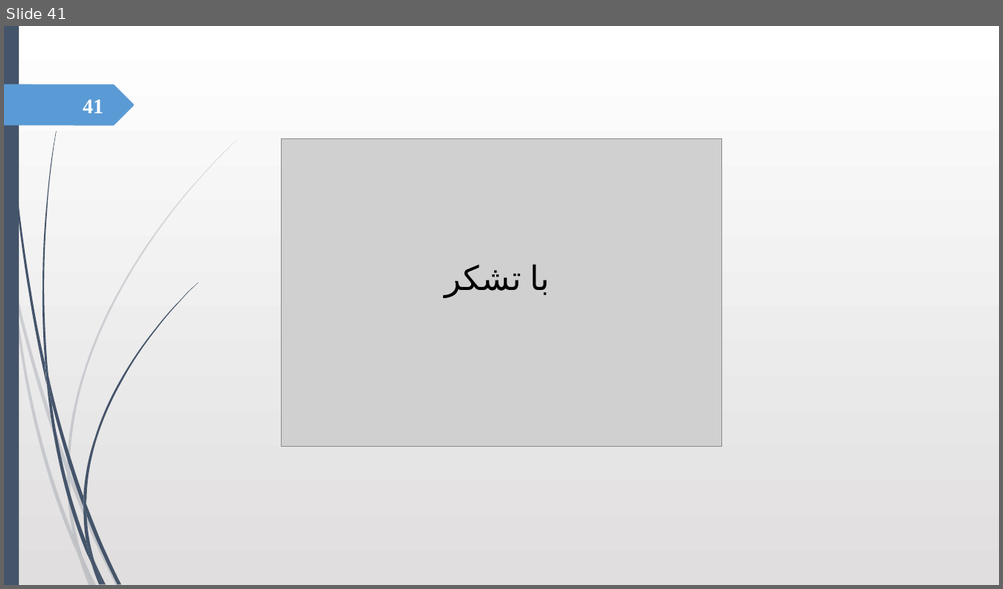
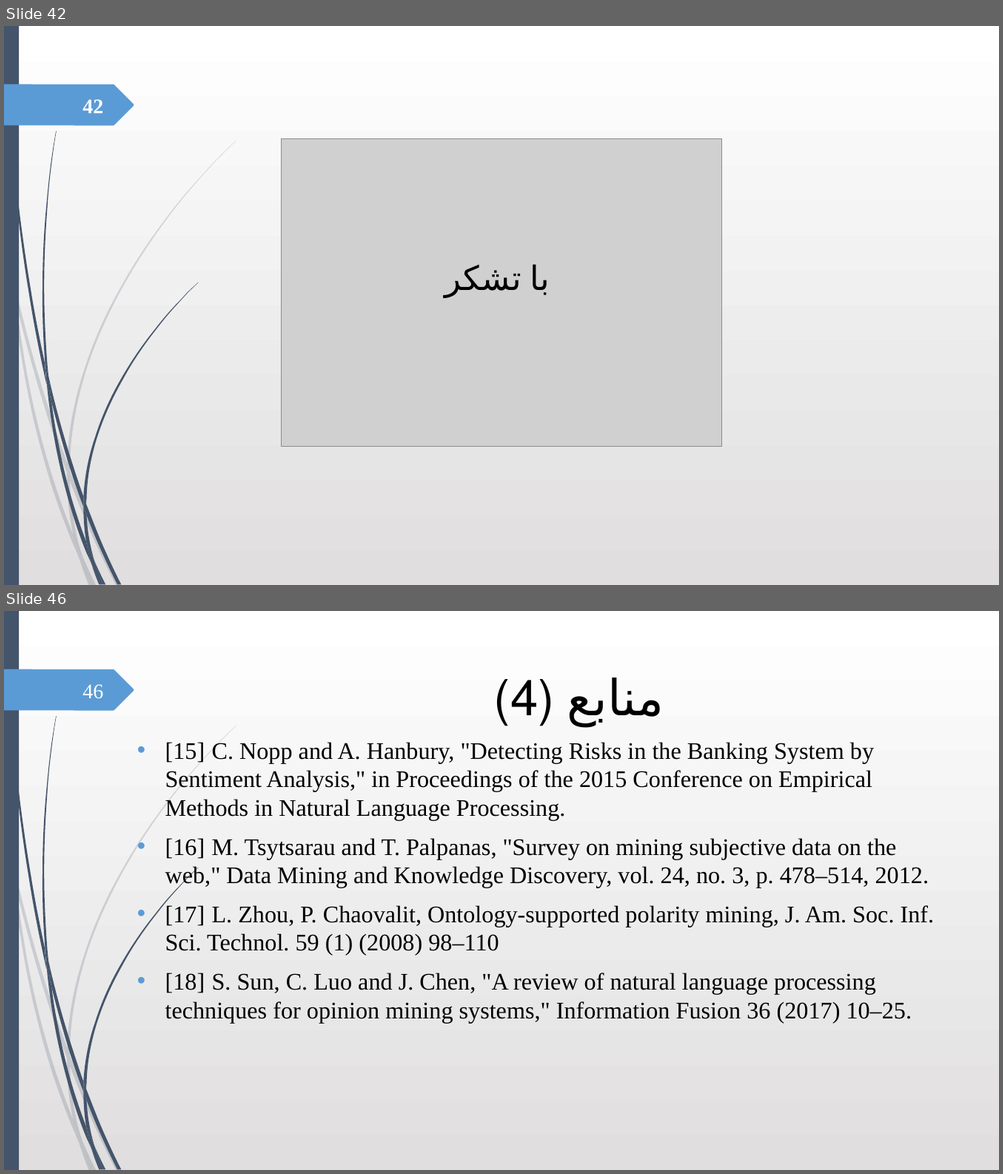
Before and after one commit to robati/speakerRecognition, a slide deck: OM.pptx. Shown one above the other, each under a label of ours: slide 41 before the commit, slides 42 and 46 after it; the slides between them are not shown. The pictures are 1003x589 and 1003x1174 pixels, drawn with LibreOffice and Linux fonts; fonts in the diff are those of the drawing; grey boxes stand for pictures. Boxes give left, top, right and bottom in pixels: in the first picture for what was removed or moved away, otherwise in the second. Text is boxed around its words. In the diff, an @@ line names an element or a change of style, - is before the commit and + after.

```diff
--- a/OM.pptx
+++ b/OM.pptx
@@ slide 46 added at (4, 611, 999, 1170), background gradient #FFFFFF to #E1DFDF; not listed: 24 template elements that a slide beside it also shows @@
@@ page number added at (82, 684, 103, 698), 20 pt, text #FEFFFF @@
+46
@@ title added at (567, 678, 664, 726), 48 pt, text #000000 @@
+منابع (4)
@@ text added at (165, 742, 934, 1023), 23 pt, text #000000 @@
+• [15] C. Nopp and A. Hanbury, "Detecting Risks in the Banking System by Sentiment Analysis," in Proceedings of the 2015 Conference on Empirical Methods in Natural Language Processing.
+• [16] M. Tsytsarau and T. Palpanas, "Survey on mining subjective data on the web," Data Mining and Knowledge Discovery, vol. 24, no. 3, p. 478–514, 2012.
+• [17] L. Zhou, P. Chaovalit, Ontology-supported polarity mining, J. Am. Soc. Inf. Sci. Technol. 59 (1) (2008) 98–110
+• [18] S. Sun, C. Luo and J. Chen, "A review of natural language processing techniques for opinion mining systems," Information Fusion 36 (2017) 10–25.
@@ what was slide 41 is now slide 42 @@
@@ page number at (82, 99, 103, 113): text changed @@
-41
+42
```
Also in this commit, not shown: 6 slides changed, 3 other slides added, 1 slide removed.
